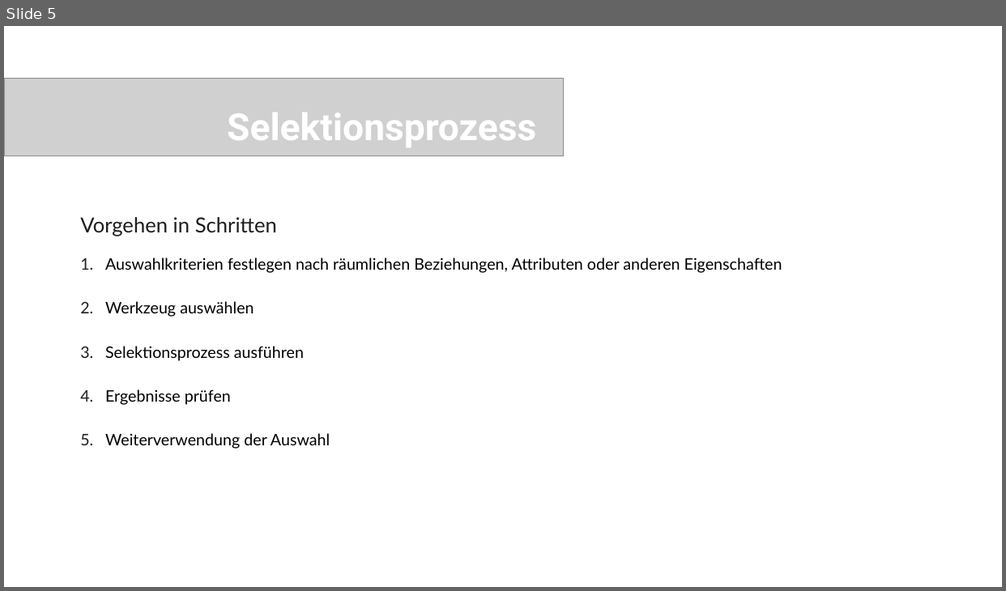
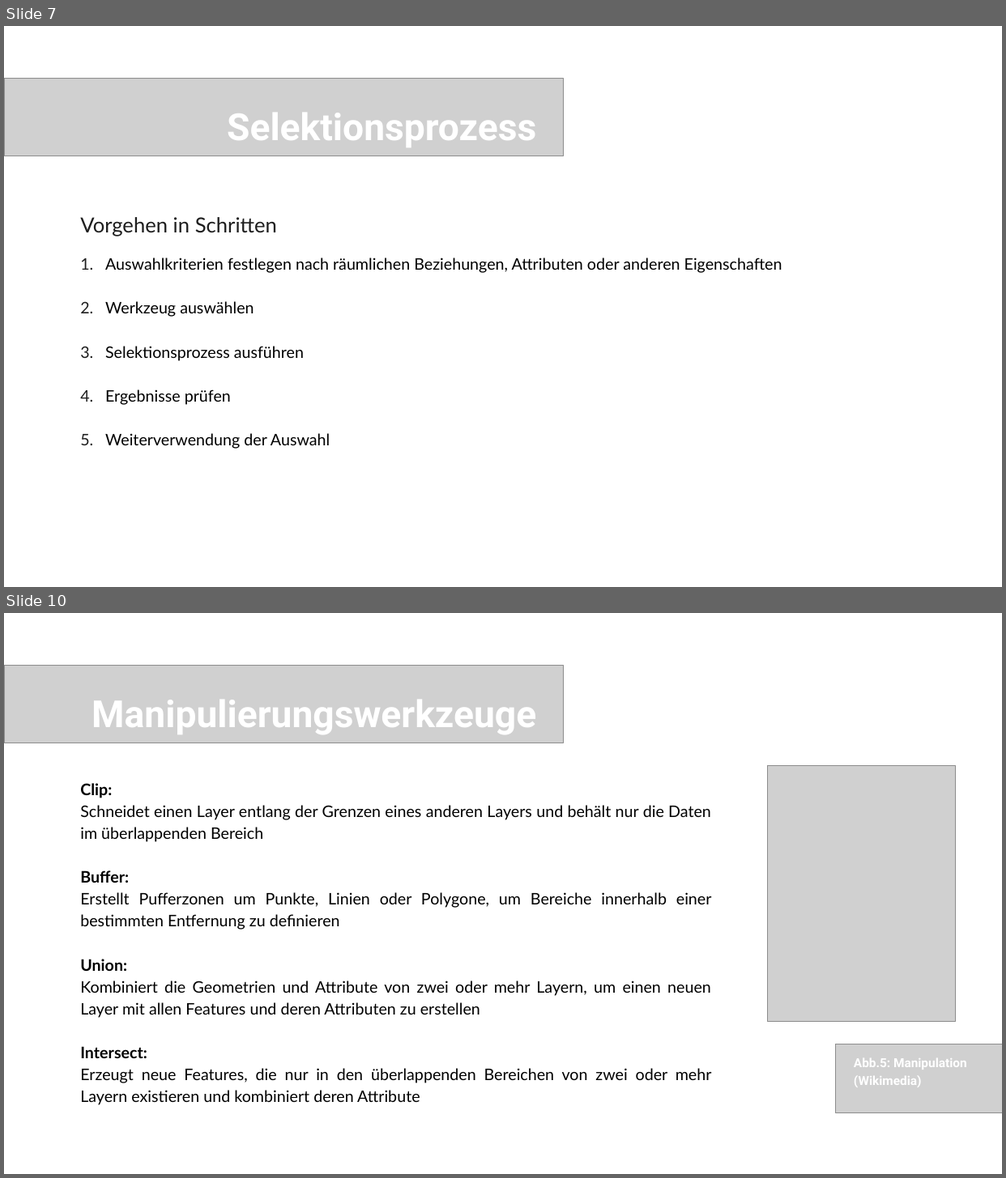
Before and after one commit to oer4sdi/OER-EinfuehrungGeoinformatik, a slide deck: Single_Learning_Element/Powerpoint/3_DigitalisierenSelektierenManipulieren_ppt/Presentation_DigiSelektiMani.pptx. Shown one above the other, each under a label of ours: slide 5 before the commit, slides 7 and 10 after it; the slides between them are not shown. The pictures are 1006x591 and 1006x1178 pixels, drawn with LibreOffice and Linux fonts; fonts in the diff are those of the drawing; grey boxes stand for pictures. Boxes give left, top, right and bottom in pixels: in the first picture for what was removed or moved away, otherwise in the second. Text is boxed around its words. In the diff, an @@ line names an element or a change of style, - is before the commit and + after.

```diff
--- a/Single_Learning_Element/Powerpoint/3_DigitalisierenSelektierenManipulieren_ppt/Presentation_DigiSelektiMani.pptx
+++ b/Single_Learning_Element/Powerpoint/3_DigitalisierenSelektierenManipulieren_ppt/Presentation_DigiSelektiMani.pptx
@@ slide 10 added at (4, 613, 1002, 1174), background #FFFFFF @@
@@ picture added at (4, 665, 563, 743) @@
@@ text added at (91, 700, 536, 735), 54 pt, text #FFFFFF, bold @@
+Manipulierungswerkzeuge
@@ picture added at (767, 765, 955, 1022) @@
@@ text added at (80, 783, 712, 1105), 23 pt, text #000000 @@
+Clip:
+Schneidet einen Layer entlang der Grenzen eines anderen Layers und behält nur die Daten im überlappenden Bereich
+Buffer:
+Erstellt Pufferzonen um Punkte, Linien oder Polygone, um Bereiche innerhalb einer bestimmten Entfernung zu definieren
+Union:
+Kombiniert die Geometrien und Attribute von zwei oder mehr Layern, um einen neuen Layer mit allen Features und deren Attributen zu erstellen
+Intersect:
+Erzeugt neue Features, die nur in den überlappenden Bereichen von zwei oder mehr Layern existieren und kombiniert deren Attribute
@@ picture added at (836, 1045, 1002, 1114) @@
@@ text added at (854, 1059, 967, 1087), 18 pt, text #FFFFFF, bold @@
+Abb.5: Manipulation
+(Wikimedia)
@@ what was slide 5 is now slide 7 @@
```
Also in this commit, not shown: 5 slides changed, 4 other slides added, 1 slide removed, 20 other files.
